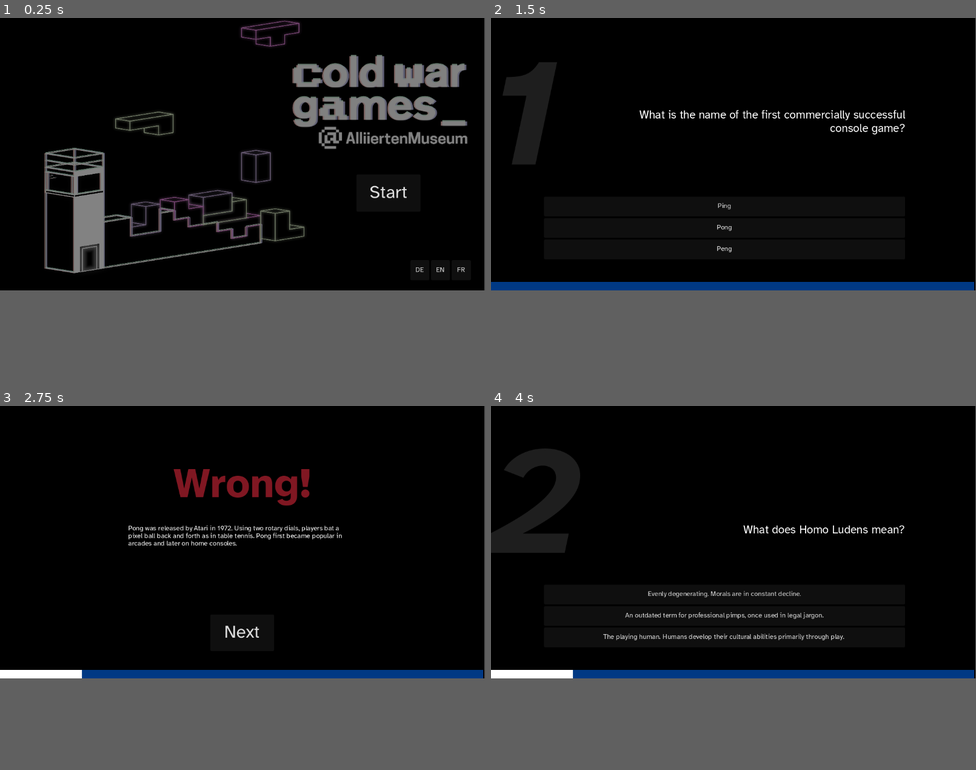
Above: before the commit, frames 1-4 (two rows, left to right).
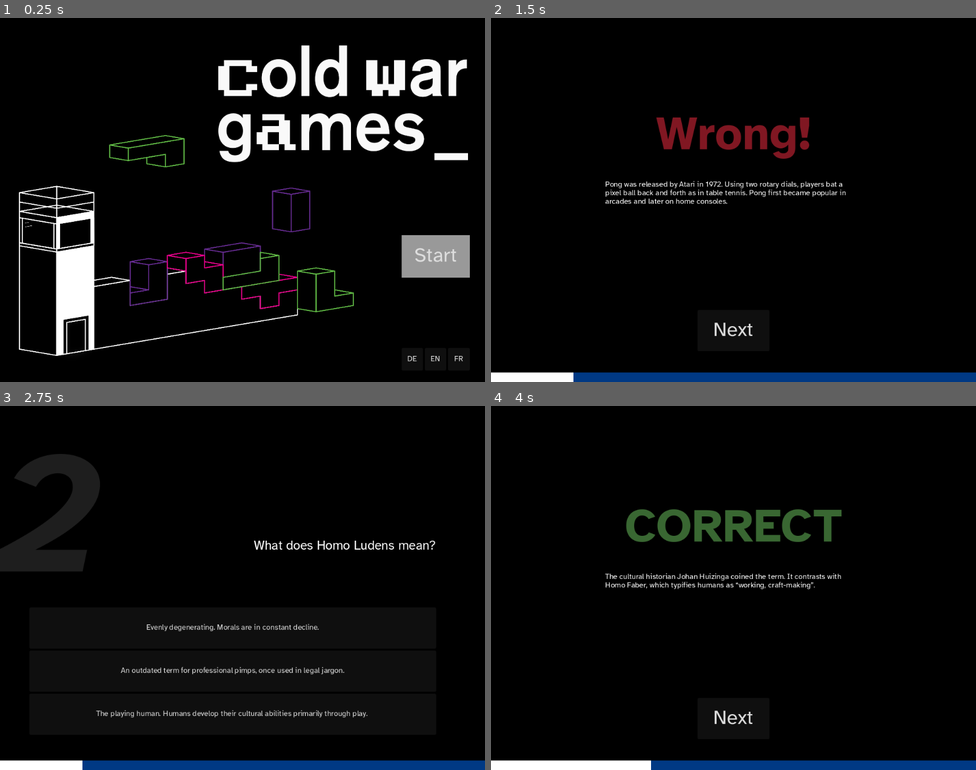
Above: after the commit, the same moments.

Repository: KonigJakob/CSM_Quiz
Game: Godot game, scene res://scenes/main.tscn
Same seed, same stepped clock (60 frames per second), same inputs: the game is played once before the commit and once after it.
Inputs (mouse positions are in pixels of both pictures, inside the frame that each line leads up to):
- Up to frame 1 (0.25 s): no input
- Up to frame 2 (1.5 s): click "Start" at 0.5 s; click "Start" at 1.25 s
- Up to frame 3 (2.75 s): click (242, 638) at 2 s, where only the run after the commit has a clickable "Next"
- Up to frame 4 (4 s): click (733, 631) at 2.75 s, where only the run before the commit has a clickable "Next"; click "DE" at 3.5 s
In our replay, the window is 799x449 before the commit and 800x600 after it. These sizes can differ from the game's own. Grey fills any space a smaller window leaves; there, only what the larger window draws over its background counts as a difference.

The runs differ from the first frame. In frame 1, 18% of the frame differs, in the area x 3-97%, y 0-95%; in frame 2, 9.8%; in frame 3, 11%; in frame 4, 12%.

Commit message:
art fixes and tween score

Diff:
--- a/csm_quiz/assets/chromatic_shader.tres
+++ b/csm_quiz/assets/chromatic_shader.tres
@@ -4,6 +4,6 @@
 
 [resource]
 shader = ExtResource("1_28ew1")
-shader_parameter/r_displacement = Vector2(3, 0)
-shader_parameter/g_displacement = Vector2(0, 0)
-shader_parameter/b_displacement = Vector2(-3, 0)
+shader_parameter/r_displacement = Vector2(0, 2.5)
+shader_parameter/g_displacement = Vector2(0.5, 0)
+shader_parameter/b_displacement = Vector2(2, 0)
--- a/csm_quiz/project.godot
+++ b/csm_quiz/project.godot
@@ -20,6 +20,11 @@
 QuestionsLoader="*res://scripts/questions_loader.gd"
 EventManager="*res://scripts/event_manager.gd"
 
+[display]
+
+window/size/viewport_width=1024
+window/size/viewport_height=768
+
 [gui]
 
 theme/custom_font="uid://dynjhll66nqo4"
--- a/csm_quiz/scenes/progress_bar.gd
+++ b/csm_quiz/scenes/progress_bar.gd
@@ -9,7 +9,6 @@
 
 func on_question_answered(_correct : bool) -> void:
 	progress_bar.value += progress_bar.step
-	print (progress_bar.value)
 	pass
 
 func on_questions_ended() -> void:
--- a/csm_quiz/scenes/progress_bar.tscn
+++ b/csm_quiz/scenes/progress_bar.tscn
@@ -8,7 +8,7 @@
 
 [sub_resource type="GradientTexture2D" id="GradientTexture2D_1iuoo"]
 gradient = SubResource("Gradient_8un81")
-width = 1149
+width = 1024
 height = 20
 
 [sub_resource type="Gradient" id="Gradient_vt3ux"]
@@ -16,7 +16,7 @@
 
 [sub_resource type="GradientTexture2D" id="GradientTexture2D_8un81"]
 gradient = SubResource("Gradient_vt3ux")
-width = 1149
+width = 1024
 height = 20
 
 [node name="Control" type="Control"]
@@ -31,11 +31,11 @@
 
 [node name="TextureProgressBar" type="TextureProgressBar" parent="."]
 layout_mode = 1
-anchors_preset = 12
-anchor_top = 1.0
+anchors_preset = -1
+anchor_top = 0.79
 anchor_right = 1.0
 anchor_bottom = 1.0
-offset_top = -20.0
+offset_top = -0.335602
 grow_horizontal = 2
 grow_vertical = 0
 rounded = true
--- a/csm_quiz/scenes/question_screen.tscn
+++ b/csm_quiz/scenes/question_screen.tscn
@@ -8,7 +8,87 @@
 [sub_resource type="Theme" id="Theme_ynd44"]
 Button/fonts/font = ExtResource("2_d5co2")
 
+[sub_resource type="StyleBoxFlat" id="StyleBoxFlat_ufqmp"]
+content_margin_left = 4.0
+content_margin_top = 4.0
+content_margin_right = 4.0
+content_margin_bottom = 4.0
+bg_color = Color(0.1, 0.1, 0.1, 0.3)
+corner_radius_top_left = 3
+corner_radius_top_right = 3
+corner_radius_bottom_right = 3
+corner_radius_bottom_left = 3
+corner_detail = 5
+
+[sub_resource type="StyleBoxFlat" id="StyleBoxFlat_yl5c8"]
+content_margin_left = 4.0
+content_margin_top = 4.0
+content_margin_right = 4.0
+content_margin_bottom = 4.0
+bg_color = Color(1, 1, 1, 0.75)
+draw_center = false
+border_width_left = 2
+border_width_top = 2
+border_width_right = 2
+border_width_bottom = 2
+corner_radius_top_left = 3
+corner_radius_top_right = 3
+corner_radius_bottom_right = 3
+corner_radius_bottom_left = 3
+corner_detail = 5
+expand_margin_left = 2.0
+expand_margin_top = 2.0
+expand_margin_right = 2.0
+expand_margin_bottom = 2.0
+
+[sub_resource type="StyleBoxFlat" id="StyleBoxFlat_7obpd"]
+content_margin_left = 4.0
+content_margin_top = 4.0
+content_margin_right = 4.0
+content_margin_bottom = 4.0
+bg_color = Color(0.225, 0.225, 0.225, 0.6)
+corner_radius_top_left = 3
+corner_radius_top_right = 3
+corner_radius_bottom_right = 3
+corner_radius_bottom_left = 3
+corner_detail = 5
+
+[sub_resource type="StyleBoxFlat" id="StyleBoxFlat_v7ivm"]
+content_margin_left = 4.0
+content_margin_top = 4.0
+content_margin_right = 4.0
+content_margin_bottom = 4.0
+bg_color = Color(0.1, 0.1, 0.1, 0.6)
+corner_radius_top_left = 3
+corner_radius_top_right = 3
+corner_radius_bottom_right = 3
+corner_radius_bottom_left = 3
+corner_detail = 5
+
+[sub_resource type="StyleBoxFlat" id="StyleBoxFlat_6sm0b"]
+content_margin_left = 4.0
+content_margin_top = 4.0
+content_margin_right = 4.0
+content_margin_bottom = 4.0
+bg_color = Color(0, 0, 0, 0.6)
+corner_radius_top_left = 3
+corner_radius_top_right = 3
+corner_radius_bottom_right = 3
+corner_radius_bottom_left = 3
+corner_detail = 5
+
 [sub_resource type="Theme" id="Theme_tgqhu"]
+Button/constants/align_to_largest_stylebox = 0
+Button/constants/h_separation = 4
+Button/constants/icon_max_width = 0
+Button/constants/outline_size = 0
+Button/font_sizes/font_size = 16
+Button/fonts/font = ExtResource("2_d5co2")
+Button/styles/disabled = SubResource("StyleBoxFlat_ufqmp")
+Button/styles/focus = SubResource("StyleBoxFlat_yl5c8")
+Button/styles/hover = SubResource("StyleBoxFlat_7obpd")
+Button/styles/normal = SubResource("StyleBoxFlat_v7ivm")
+Button/styles/pressed = SubResource("StyleBoxFlat_6sm0b")
 
 [node name="QuestionScreen" type="Control"]
 layout_mode = 3
@@ -54,13 +134,11 @@
 modulate = Color(1, 1, 1, 0.117647)
 layout_mode = 1
 anchors_preset = -1
-anchor_left = -0.581
-anchor_top = -0.53
-anchor_bottom = 2.64
-offset_left = -8.8
-offset_top = -2.99999
-offset_right = 424.0
-offset_bottom = -139.0
+anchor_left = -0.31
+anchor_top = -0.545
+anchor_right = 1.02
+anchor_bottom = 1.945
+offset_right = 283.0
 grow_vertical = 2
 theme_override_fonts/font = ExtResource("3_ufqmp")
 theme_override_font_sizes/font_size = 365
@@ -125,8 +203,10 @@
 anchors_preset = 15
 anchor_right = 1.0
 anchor_bottom = 1.0
-offset_left = 1152.0
-offset_right = 1152.0
+offset_left = 1024.0
+offset_top = 1.0
+offset_right = 1024.0
+offset_bottom = 1.0
 grow_horizontal = 2
 grow_vertical = 2
 color = Color(0, 0, 0, 1)
--- a/csm_quiz/scenes/results_screen.tscn
+++ b/csm_quiz/scenes/results_screen.tscn
@@ -11,6 +11,7 @@
 grow_horizontal = 2
 grow_vertical = 2
 script = ExtResource("1_fqf1x")
+animation_speed = 1.0
 
 [node name="ColorRect" type="ColorRect" parent="."]
 layout_mode = 1
@@ -47,12 +48,14 @@
 anchor_top = 0.5
 anchor_right = 0.5
 anchor_bottom = 0.5
-offset_left = -175.0
-offset_top = 124.5
-offset_right = 175.0
-offset_bottom = 261.5
+offset_left = -246.5
+offset_top = 110.5
+offset_right = 246.5
+offset_bottom = 303.5
 grow_horizontal = 2
 grow_vertical = 2
+pivot_offset = Vector2(246.5, 91)
+theme_override_fonts/font = ExtResource("2_j5vbe")
 theme_override_font_sizes/font_size = 100
 text = "0"
 horizontal_alignment = 1
--- a/csm_quiz/scenes/start_screen.tscn
+++ b/csm_quiz/scenes/start_screen.tscn
@@ -1,8 +1,11 @@
-[gd_scene load_steps=4 format=3 uid="uid://c1bhi5m51nhgu"]
+[gd_scene load_steps=6 format=3 uid="uid://c1bhi5m51nhgu"]
 
 [ext_resource type="Script" uid="uid://bb5jm2a8wlx2l" path="res://scripts/start_screen.gd" id="1_tx5wa"]
 [ext_resource type="Texture2D" uid="uid://dj0ioehiaq7vc" path="res://assets/Textures/Titel_Texture.png" id="2_he1sj"]
+[ext_resource type="Material" uid="uid://bvw5dgd1ak8yh" path="res://assets/chromatic_shader.tres" id="2_r2jwc"]
 [ext_resource type="Texture2D" uid="uid://dovpvjjl27aer" path="res://assets/Textures/Graphic_Texture.png" id="3_r2jwc"]
+
+[sub_resource type="StyleBoxFlat" id="StyleBoxFlat_r2jwc"]
 
 [node name="StartScreen" type="Control"]
 layout_mode = 3
@@ -22,15 +25,24 @@
 grow_vertical = 2
 color = Color(0, 0, 0, 1)
 
+[node name="TextureRect3" type="TextureRect" parent="ColorRect"]
+visible = false
+material = ExtResource("2_r2jwc")
+layout_mode = 0
+offset_right = 1024.0
+offset_bottom = 768.0
+texture = ExtResource("3_r2jwc")
+expand_mode = 1
+
 [node name="TextureRect" type="TextureRect" parent="ColorRect"]
 layout_mode = 1
 anchors_preset = 1
 anchor_left = 1.0
 anchor_right = 1.0
-offset_left = -458.0
-offset_top = 86.0
+offset_left = -563.0
+offset_top = 58.0
 offset_right = -36.0
-offset_bottom = 316.0
+offset_bottom = 304.0
 grow_horizontal = 0
 texture = ExtResource("2_he1sj")
 expand_mode = 1
@@ -40,13 +52,13 @@
 anchors_preset = 2
 anchor_top = 1.0
 anchor_bottom = 1.0
-offset_left = 85.0
-offset_top = -650.0
-offset_right = 733.0
-offset_bottom = -2.0
+offset_left = 40.0
+offset_top = -521.0
+offset_right = 747.0
+offset_bottom = -33.0
 grow_vertical = 0
 texture = ExtResource("3_r2jwc")
-expand_mode = 4
+expand_mode = 1
 
 [node name="Label" type="Label" parent="ColorRect"]
 visible = false
@@ -75,13 +87,14 @@
 anchor_top = 1.0
 anchor_right = 0.5
 anchor_bottom = 1.0
-offset_left = 272.0
-offset_top = -276.0
-offset_right = 424.0
-offset_bottom = -187.0
+offset_left = 336.0
+offset_top = -310.0
+offset_right = 480.0
+offset_bottom = -220.0
 grow_horizontal = 2
 grow_vertical = 0
 theme_override_font_sizes/font_size = 42
+theme_override_styles/normal = SubResource("StyleBoxFlat_r2jwc")
 text = "START"
 
 [node name="HBoxContainer" type="HBoxContainer" parent="ColorRect"]
--- a/csm_quiz/scripts/main.gd
+++ b/csm_quiz/scripts/main.gd
@@ -13,6 +13,5 @@
 	progress_bar.visible = true
 
 func on_questions_ended() -> void:
-	print("questions ended")
 	results_screen.visible = true
 	progress_bar.visible = false
--- a/csm_quiz/scripts/results_screen.gd
+++ b/csm_quiz/scripts/results_screen.gd
@@ -1,15 +1,37 @@
 extends Control
 
 var correct_answers_label
+var displayed_results : int = 0
+@export var animation_speed : float = 0.1
 var home_button
+var counting_can_start : bool
 
 func _ready() -> void:
 	correct_answers_label = $ColorRect/Label/Label
 	home_button = $ColorRect/Button
 	QuestionsLoader.questions_ended.connect(on_questions_ended)
 
+func show_results(total_correct: int) -> void:
+	displayed_results = 0
+	correct_answers_label.text = str(displayed_results)
+
+	# Create and configure the tween
+	var tween = create_tween()
+	tween.set_parallel(true)
+	tween.tween_method(_update_displayed_score, 0, total_correct, 1.0)\
+	.set_ease(Tween.EASE_IN).set_trans(Tween.TRANS_QUINT)
+	tween.tween_property($ColorRect/Label/Label, "scale", Vector2(1.5,1.5), animation_speed)\
+	.set_ease(Tween.EASE_IN).set_trans(Tween.TRANS_QUINT)
+	tween.set_parallel(false)
+	tween.tween_property($ColorRect/Label/Label, "scale", Vector2(1,1), animation_speed/2)\
+	.set_ease(Tween.EASE_OUT).set_trans(Tween.TRANS_QUINT)
+
+func _update_displayed_score(value: int):
+	displayed_results = value
+	correct_answers_label.text = str(displayed_results)
+
 func on_questions_ended() -> void:
-	correct_answers_label.text = str(QuestionsLoader.correct_answers)
+	show_results(QuestionsLoader.correct_answers)
 
 func _on_button_button_up() -> void:
 	QuestionsLoader.reset_questions()
Binary file changed: csm_quiz/assets/Textures/Graphic_Texture.png
Binary file changed: csm_quiz/assets/Textures/Titel_Texture.png
Not shown: 1 places in csm_quiz/scenes/question_screen.tscn that only renumber resources
Not shown, changed: .DS_Store
Not shown, changed: csm_quiz/.DS_Store
Not shown, changed: csm_quiz/assets/.DS_Store
